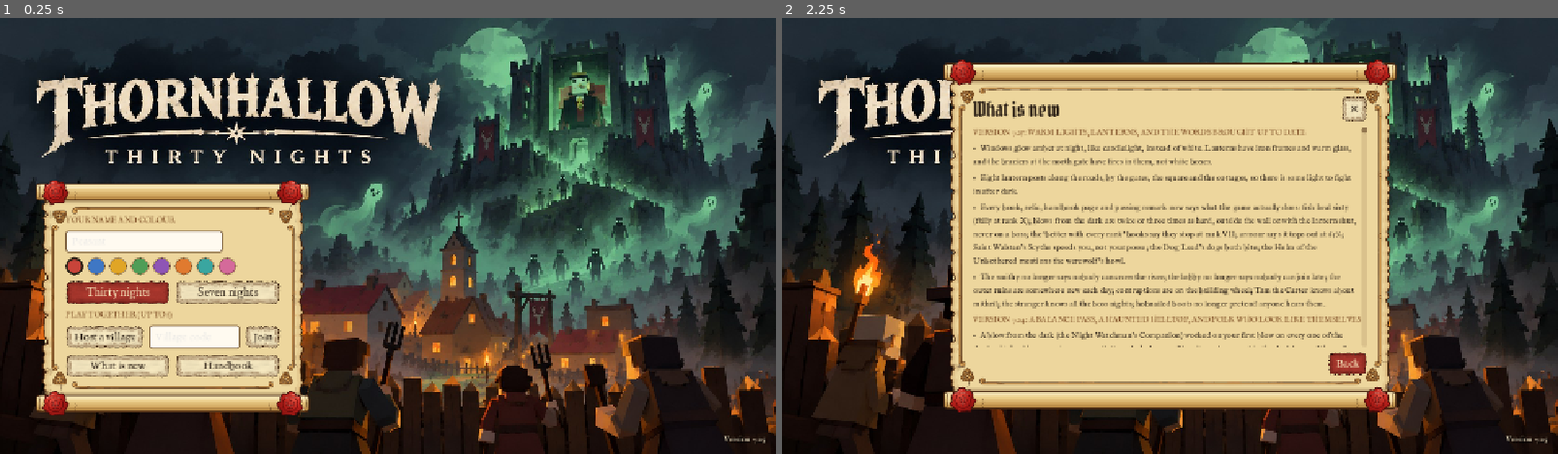
Above: before the commit, frames 1-2 (left to right).
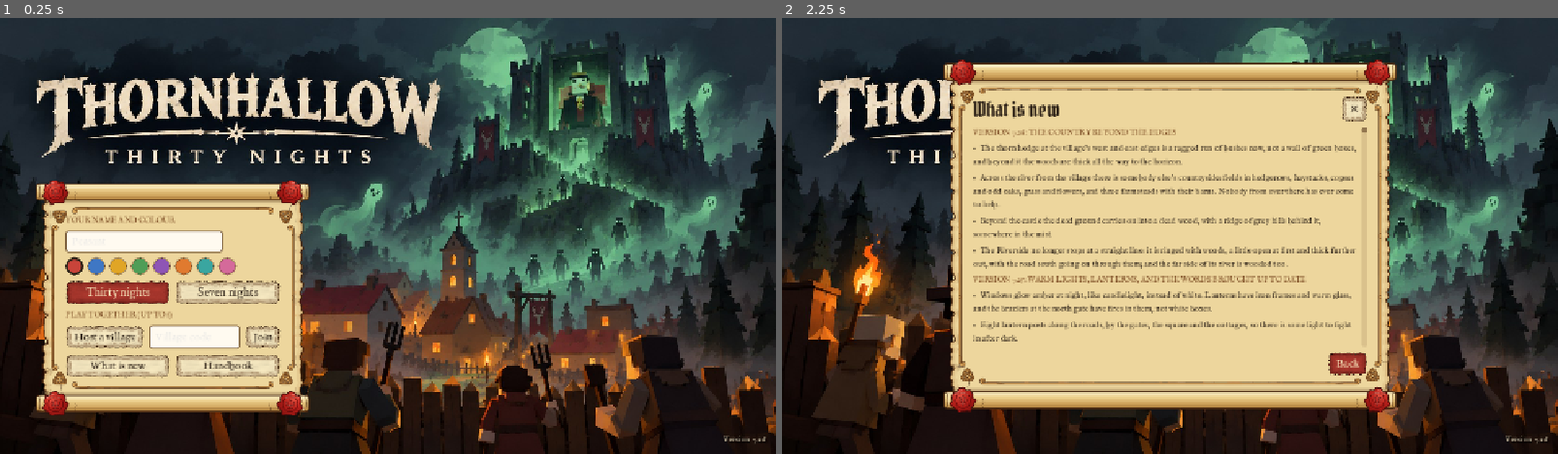
Above: after the commit, the same moments.

Repository: wijji551/Peasant
Game: Godot game, scene res://boot.tscn
The game is run twice, just before and just after one commit, with the same random seed, the same clock (stepped at 60 frames per second) and the same inputs.
Inputs:
- Up to frame 1 (0.25 s): no input
- Up to frame 2 (2.25 s): click "What is new" at 0.5 s; click "✕" at 1.25 s; click "What is new" at 2 s

The runs differ from the first frame. In frame 1, less than 0.1% of the frame differs, in the area x 93-99%, y 95-98%; in frame 2, 7.0%, in the area x 24-99%, y 25-98%.

Commit message:
7.26: the country beyond the edges: hedge and woods, the far bank's fields and farms, the dead wood, woods round the Riverside
Co-Authored-By: Claude Opus 5.5 <noreply@anthropic.com>
Claude-Session: https://claude.ai/code/session_019dg2uksZJ9KpXppdt4Byah

Diff:
--- a/godot/scripts/ui/menus.gd
+++ b/godot/scripts/ui/menus.gd
@@ -39,6 +39,12 @@
 ]
 
 const CHANGES := [
+	["Version 7.26: the country beyond the edges", [
+		"The thorn hedge at the village’s west and east edges is a ragged run of bushes now, not a wall of green boxes, and beyond it the woods are thick all the way to the horizon.",
+		"Across the river from the village there is somebody else’s countryside: fields in hedgerows, haystacks, copses and odd oaks, grass and flowers, and three farmsteads with their barns. Nobody from over there has ever come to help.",
+		"Beyond the castle the dead ground carries on into a dead wood, with a ridge of grey hills behind it, somewhere in the mist.",
+		"The Riverside no longer stops at a straight line: it is ringed with woods, a little open at first and thick further out, with the road south going on through them; and the far side of its river is wooded too.",
+	]],
 	["Version 7.25: warm lights, lanterns, and the words brought up to date", [
 		"Windows glow amber at night, like candlelight, instead of white. Lanterns have iron frames and warm glass, and the braziers at the north gate have fires in them, not white boxes.",
 		"Eight lantern posts along the roads, by the gates, the square and the cottages, so there is some light to fight in after dark.",
--- a/godot/scripts/view/models.gd
+++ b/godot/scripts/view/models.gd
@@ -62,6 +62,27 @@
 			b.box(0.44, 0.12, 0.26, 0, 1.2, -0.1, 0x8a7a68).box(0.06, 0.16, 0.3, -0.21, 1.18, -0.02, 0x8a7a68).box(0.06, 0.16, 0.3, 0.21, 1.18, -0.02, 0x8a7a68)
 		"hair_mop":                                          # a great deal of hair
 			b.box(0.46, 0.18, 0.44, 0, 1.36, 0, 0x3a2a1c).box(0.46, 0.34, 0.12, 0, 1.12, -0.18, 0x3a2a1c).box(0.46, 0.06, 0.08, 0, 1.38, 0.22, 0x3a2a1c)
+		# --- the country beyond the edges (version 7.26), drawn many at a time and tinted one by one
+		"wild_pine":
+			b.cyl(0.22, 0.32, 1.6, 6, 0, 0, 0, 0x5a4030).cone(1.7, 2.6, 7, 0, 1.2, 0, 0x3f6b3a).cone(1.2, 2.2, 7, 0, 2.6, 0, 0x4f7f45)
+		"wild_oak":
+			b.cyl(0.22, 0.32, 1.6, 6, 0, 0, 0, 0x5a4030).cyl(1.3, 1.5, 1.6, 7, 0, 1.4, 0, 0x5c8a45).cyl(0.7, 1.2, 0.9, 7, 0, 3.0, 0, 0x6c9a50)
+		"wild_dead":
+			b.cyl(0.14, 0.34, 4.0, 5, 0, 0, 0, 0x3a3029).box(0.12, 1.6, 0.12, 0.4, 2.6, 0, 0x3a3029, 0, 0, -0.9).box(0.1, 1.3, 0.1, -0.35, 3.0, 0.1, 0x3a3029, 0, 0, 0.8).box(0.08, 1.0, 0.08, 0.1, 3.5, -0.3, 0x3a3029, 0, 0.7, 0)
+		"wild_bush":
+			b.ico(1.0, 0, 0.55, 0, 0x47753f).ico(0.7, 0.7, 0.45, 0.3, 0x3f6b3a).ico(0.6, -0.6, 0.4, -0.2, 0x4f7f45)
+		"wild_tuft":
+			b.cone(0.12, 0.5, 3, 0, 0, 0, 0x5f8a3a, 0, 0.2, 0).cone(0.1, 0.42, 3, 0.12, 0, 0.05, 0x6f9a45, 0, -0.2, 0.2).cone(0.1, 0.38, 3, -0.1, 0, -0.06, 0x547a33, 0, 0, -0.25)
+		"wild_flowers":
+			b.box(0.12, 0.12, 0.12, 0, 0.25, 0, 0xffffff).box(0.12, 0.12, 0.12, 0.25, 0.2, 0.1, 0xffffff).box(0.12, 0.12, 0.12, -0.15, 0.22, 0.2, 0xffffff).box(0.03, 0.25, 0.03, 0, 0, 0, 0x4f7f45)
+		"wild_rock":
+			b.box(1.0, 0.7, 0.9, 0, 0, 0, 0x8a8478, 0.4).box(0.6, 0.5, 0.6, 0.4, 0.3, 0.3, 0x9a948a, 1.1)
+		"wild_cottage":                                     # somebody else's cottage, a long way off
+			b.box(4.0, 2.2, 3.0, 0, 0, 0, 0xe8dcc0).roof(4.4, 1.8, 3.4, 0, 2.2, 0, 0xb05a34, PI / 2).box(0.6, 1.2, 0.1, 0, 0, 1.52, 0x5a4030).box(0.5, 1.2, 0.5, 1.2, 3.0, 0, 0x8a8478)
+		"wild_barn":
+			b.box(6.0, 3.0, 4.0, 0, 0, 0, 0x8a5a3a).roof(6.6, 2.0, 4.4, 0, 3.0, 0, 0x6a4a3a, PI / 2).box(1.8, 2.2, 0.1, 0, 0, 2.02, 0x4a3428)
+		"wild_hay":
+			b.cyl(0.9, 1.0, 1.4, 8, 0, 0, 0, 0xd8b860).cone(1.0, 0.7, 8, 0, 1.4, 0, 0xc8a850)
 		"hair_ginger":
 			b.box(0.46, 0.16, 0.44, 0, 1.36, 0, 0xb5582a).box(0.46, 0.26, 0.1, 0, 1.18, -0.19, 0xb5582a)
 		"leg":
--- a/godot/scripts/world.gd
+++ b/godot/scripts/world.gd
@@ -108,6 +108,7 @@
 	_downs()
 	_riverside()
 	_ground_detail()
+	_wilds()
 
 
 ## A fire in a brazier: flames that flicker (they are turned up at night with the lanterns), and the light.
@@ -527,15 +528,7 @@
 			Build.cyl(self, 0.09, 0.13, 2, Vector3(sx_, 0, -62.8), Color("4a3b33"), 5, rr(0, 3), 0.0, lean)
 			Build.box(self, Vector3(0.34, 0.3, 0.32), Vector3(sx_ - lean * 1.9, 1.95, -62.8), Color("e9e4cf"), rr(-0.5, 0.5))
 		sx_ += 4.5
-	# west and east: the thorn hedge the village is named for
-	for sx in [-1.0, 1.0]:
-		var z := -64.0
-		while z <= 55.0:
-			var h := rr(1.7, 2.7)
-			var hx: float = sx * (D.X1 + 2.3 + rr(-0.3, 0.3))
-			Build.box(self, Vector3(rr(2.6, 3.6), h, 3.3), Vector3(hx, 0, z), [C.hedge, C.hedge2, C.hedge3][int(absf(z)) % 3], rr(-0.12, 0.12))
-			Build.cone(self, 0.55, 1.1, Vector3(hx - sx * rr(0.2, 1.1), h - 0.2, z + rr(-1, 1)), C.hedge2, 4, rr(0, 3))
-			z += 2.9
+	# west and east: the thorn hedge the village is named for (version 7.26: bushes, drawn in _wilds)
 
 
 ## A run of sharpened palisade logs, gathered up and drawn in one go at the end.
@@ -701,6 +694,130 @@
 		var cl: Array[Color] = []
 		xf.assign(lists[k][0]); cl.assign(lists[k][1])
 		if xf.size(): _multi(meshes[k], xf, cl)
+
+
+## The country beyond the edges (version 7.26): it was flat empty grass to the horizon, and at the Riverside a sharp line
+## where the fields stopped. Now: woods thick on both sides of the village, the far bank of the river in fields and
+## hedgerows with a farm or two, the dead wood and a ridge of hills beyond the castle, and the Riverside ringed with woods.
+## All of it is out of reach and out of the way: none of it is in the rules.
+func _wilds() -> void:
+	var rg := RandomNumberGenerator.new(); rg.seed = 7260
+	var r := func(a: float, b: float) -> float: return rg.randf_range(a, b)
+	var kinds := ["wild_pine", "wild_oak", "wild_dead", "wild_bush", "wild_rock", "wild_cottage", "wild_barn", "wild_hay", "wild_tuft", "wild_flowers"]
+	var xs := {}
+	var cs := {}
+	for k in kinds:
+		var a1: Array[Transform3D] = []
+		var a2: Array[Color] = []
+		xs[k] = a1; cs[k] = a2
+	var put := func(k: String, x: float, z: float, s: float, ry: float = -1.0, tint: Color = Color.WHITE) -> void:
+		var b := Basis(Vector3.UP, ry if ry >= 0.0 else rg.randf() * TAU).scaled(Vector3.ONE * s)
+		(xs[k] as Array[Transform3D]).append(Transform3D(b, Vector3(x, 0, z)))
+		var t: float = r.call(0.85, 1.08)
+		(cs[k] as Array[Color]).append(Color(tint.r * t, tint.g * t, tint.b * t))
+	var RM: Dictionary = D.ROOMS.riverside
+	var clear := func(x: float, z: float) -> bool:                    # never on the ground anybody walks on, nor in a river
+		if x > D.X0 - 3 and x < D.X1 + 3 and z > D.Z0 - 4 and z < 56: return false          # the main map
+		if z > 54 and z < 76: return false                                                     # its river
+		if x > RM.x - RM.hw - 6 and x < RM.x + RM.hw + 6 and z > RM.z - RM.hd - 18 and z < RM.z + RM.hd + 6: return false   # the Riverside and its own fields
+		if absf(x - RM.x) < 6 and z > RM.z + RM.hd and z < RM.z + RM.hd + 80: return false   # the road south to Hallowshire Town
+		return true
+	# --- the thorn hedge at the village's west and east edges: bushes of all sizes, not a row of boxes
+	for sx in [-1.0, 1.0]:
+		var z := -66.0
+		while z <= 56.0:
+			put.call("wild_bush", sx * (D.X1 + r.call(1.8, 3.4)), z, r.call(1.3, 2.1))
+			if rg.randf() < 0.45: put.call("wild_bush", sx * (D.X1 + r.call(3.5, 5.5)), z + r.call(-1, 1), r.call(1.5, 2.4))
+			z += r.call(1.6, 2.4)
+	# --- the woods either side of the village, thickest nearest the hedge
+	for sx in [-1.0, 1.0]:
+		for i in 900:
+			var d: float = pow(rg.randf(), 1.6) * 75.0
+			var x: float = sx * (D.X1 + 5.0 + d)
+			var z: float = r.call(-180.0, 175.0)
+			if not clear.call(x, z): continue
+			var dead_ground := z < -63
+			put.call("wild_dead" if dead_ground and rg.randf() < 0.7 else "wild_pine" if rg.randf() < 0.55 else "wild_oak", x, z, r.call(0.9, 1.7))
+			if rg.randf() < 0.18: put.call("wild_bush", x + r.call(-3, 3), z + r.call(-3, 3), r.call(0.9, 1.5))
+	# --- the far bank of the village's river: fields in hedgerows, odd trees, a farm or two
+	var fields := []
+	for i in 14:
+		var fx: float = r.call(-200, 200)
+		var fz: float = r.call(84, 160)
+		var fw: float = r.call(16, 34)
+		var fd: float = r.call(10, 22)
+		if not clear.call(fx, fz): continue
+		fields.append([fx, fz, fw, fd])
+		Build.box(self, Vector3(fw, 0.04, fd), Vector3(fx, 0.02, fz), [C.field1, C.field2, C.field3, Color("9aaa62")][i % 4], r.call(-0.08, 0.08))
+		for k in int(fw / 2.2):                                                                 # a hedgerow round each, with gaps
+			if rg.randf() < 0.18: continue
+			put.call("wild_bush", fx - fw / 2 + k * 2.2, fz - fd / 2 - 0.8, r.call(0.7, 1.1))
+			if rg.randf() < 0.8: put.call("wild_bush", fx - fw / 2 + k * 2.2, fz + fd / 2 + 0.8, r.call(0.7, 1.1))
+		if i % 3 == 0:
+			for h in 4: put.call("wild_hay", fx + r.call(-fw / 3, fw / 3), fz + r.call(-fd / 3, fd / 3), r.call(0.8, 1.0))
+	for i in 2600:                                                                               # grass, flowers and the odd bush, so it is not a carpet
+		var x: float = r.call(-230, 230)
+		var z: float = r.call(77, 175)
+		if not clear.call(x, z): continue
+		var roll := rg.randf()
+		if roll < 0.75: put.call("wild_tuft", x, z, r.call(0.8, 1.4))
+		elif roll < 0.95: put.call("wild_flowers", x, z, r.call(0.8, 1.2), -1.0, [Color(1, 0.9, 0.3), Color(0.95, 0.95, 1.0), Color(0.75, 0.5, 1.0), Color(1.0, 0.45, 0.4)][rg.randi() % 4])
+		else: put.call("wild_bush", x, z, r.call(0.5, 0.9))
+	for i in 30:                                                                                 # patches of longer or worn grass
+		var x: float = r.call(-220, 220); var z: float = r.call(78, 170)
+		if clear.call(x, z): Build.box(self, Vector3(r.call(6, 16), 0.03, r.call(4, 10)), Vector3(x, 0.01, z), [C.grass2, C.grass3, Color("7f9f52")][i % 3], r.call(0, 3))
+	for i in 140:                                                                                # reeds along the far bank
+		var x: float = r.call(-215, 215)
+		put.call("wild_tuft", x, r.call(74.5, 76.5), r.call(1.3, 1.9), -1.0, Color(0.85, 0.95, 0.7))
+	for i in 420:                                                                                # trees, scattered and in copses
+		var x: float = r.call(-220, 220)
+		var z: float = r.call(80, 175)
+		if not clear.call(x, z): continue
+		if fields.any(func(f): return absf(x - f[0]) < f[2] / 2 + 1 and absf(z - f[1]) < f[3] / 2 + 1): continue
+		put.call("wild_oak" if rg.randf() < 0.6 else "wild_pine", x, z, r.call(0.9, 1.6))
+	for fm in [[38.0, 108.0, 0.4], [-74.0, 122.0, 2.7], [150.0, 96.0, 1.2]]:                      # farmsteads: a cottage, a barn, a haystack
+		put.call("wild_cottage", fm[0], fm[1], 1.0, fm[2])
+		put.call("wild_barn", fm[0] + 8.0 * cos(fm[2]), fm[1] - 8.0 * sin(fm[2]), 1.0, fm[2])
+		for h in 3: put.call("wild_hay", fm[0] + r.call(-6, 6), fm[1] + r.call(5, 9), r.call(0.8, 1.0))
+	for i in 40:
+		var rkx: float = r.call(-210, 210); var rkz: float = r.call(80, 170)
+		if clear.call(rkx, rkz): put.call("wild_rock", rkx, rkz, r.call(0.6, 1.4))
+	# --- beyond the castle: dead ground carries on, into a dead wood, and a ridge of grey hills on the horizon
+	Build.box(self, Vector3(700, 0.05, 300), Vector3(0, 0.0, -317.0), C.dead)
+	for i in 700:
+		var x: float = r.call(-260, 260)
+		var z: float = r.call(-330, -150)
+		if absf(x) < 45 and z > -175: continue                                                    # the castle's own hill, and its road
+		if not clear.call(x, z): continue
+		put.call("wild_dead", x, z, r.call(0.9, 1.8))
+	for i in 34:
+		var hx: float = -420 + i * 25.0 + r.call(-8, 8)
+		var hh: float = r.call(30, 70)
+		Build.cone(self, r.call(40, 70), hh, Vector3(hx, -2, r.call(-470, -420)), Color("6d6878").lerp(Color("57606a"), rg.randf()), 6, r.call(0, 3))
+	# --- the Riverside, ringed with woods so its fields do not just stop
+	var rx0: float = RM.x - RM.hw - 6; var rx1: float = RM.x + RM.hw + 6
+	var rz0: float = RM.z - RM.hd - 14; var rz1: float = RM.z + RM.hd + 6
+	Build.box(self, Vector3(rx1 - rx0 + 220, 0.06, 260), Vector3(RM.x, -0.04, (rz0 + rz1) / 2.0 + 40), Color("86a85a"))   # the ground under it all, one colour, a little darker
+	for i in 4200:
+		var x: float = r.call(rx0 - 110, rx1 + 110)
+		var z: float = r.call(rz0 - 6, rz1 + 110)
+		if x > rx0 and x < rx1 and z < rz1: continue
+		if absf(x - RM.x) < 6 and z > RM.z + RM.hd: continue                                   # (the road goes on south, through the wood)
+		if z < RM.z - RM.hd - 2: continue                                                         # (not across the river)
+		var near_: float = minf(minf(absf(x - rx0), absf(x - rx1)), absf(z - rz1))
+		if rg.randf() < near_ / 180.0: continue                                                    # thick at the edge, thinning out
+		if near_ < 30 and rg.randf() < 0.45: continue                                              # (but the first of it a little open, a meadow's edge)
+		put.call("wild_pine" if rg.randf() < 0.5 else "wild_oak", x, z, r.call(1.0, 1.8))
+		if rg.randf() < 0.15: put.call("wild_bush", x + r.call(-3, 3), z + r.call(-3, 3), r.call(1.0, 1.6))
+	for i in 260:                                                                                # and the far side of its river: woods too
+		var x: float = r.call(rx0 - 60, rx1 + 60)
+		var z: float = r.call(RM.z - RM.hd - 70, RM.z - RM.hd - 19)
+		if not clear.call(x, z): continue
+		put.call("wild_pine" if rg.randf() < 0.5 else "wild_oak", x, z, r.call(1.0, 1.7))
+	for k in kinds:
+		var xa: Array[Transform3D] = xs[k]
+		var ca: Array[Color] = cs[k]
+		if xa.size(): _multi(Models.get_mesh(k), xa, ca)
 
 
 func _multi(mesh: Mesh, xfs: Array[Transform3D], cols: Array[Color]) -> void:
--- a/godot/version.json
+++ b/godot/version.json
@@ -1,5 +1,5 @@
 {
-	"build": 32,
-	"version": "7.25",
-	"what": "Version 7.25: warm amber windows, proper lanterns and lantern posts, fires in the gate braziers, and every text brought up to date with the rules."
+	"build": 33,
+	"version": "7.26",
+	"what": "Version 7.26: the country beyond the edges. A ragged hedge and thick woods either side of the village, fields and farms across the river, a dead wood beyond the castle, and the Riverside ringed with woods."
 }
Not shown, changed: docs/build-log.md
